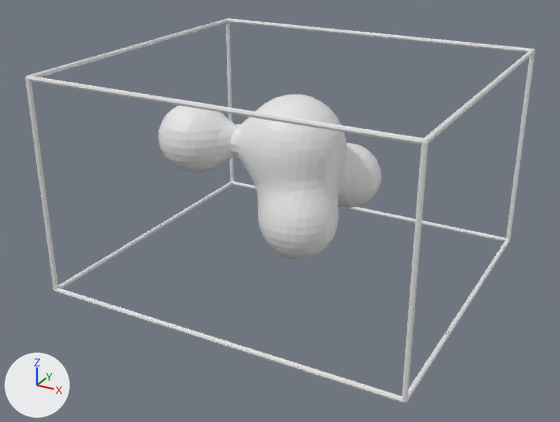
Renders of the OBJ model Assets/Models/Stomach/ventre_0003.obj from each side of a commit.
One viewpoint serves both versions: a 50 mm lens placed at (70.1, -134.8, 66.9), pointed at (-1.4, -4.8, 1.9). The axes (+X, +Y, +Z) are drawn at lower left. The lights are the same throughout. Where no turn or scale is listed for an object, it has been applied to the vertices. Vertices at the same position are counted once.

The older version as bpy lines, for what is in view:
```python
me_ventre_0003 = bpy.data.meshes.new('ventre_0003')
me_ventre_0003.from_pydata(...)  # 2148 vertices, 2763 faces; spans x -38.4..38.4, y -34.6..34.6, z -12.7..32.5
ob_ventre_0003 = bpy.data.objects.new('ventre_0003', me_ventre_0003)
ob_ventre_0003.location = (0.0, 0.0, 0.0)
```
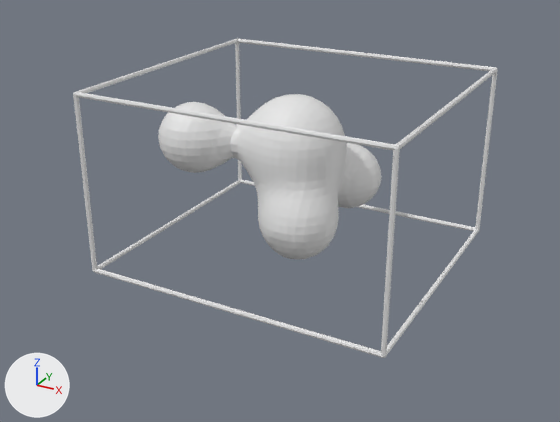
Location of each change, (x1, y1, x2, y2) in pixels of the pictures (560 x 422 px):
'ventre_0003', reshaped (17% narrower, 17% shorter)
    before: (25, 18, 535, 403)
    after: (73, 38, 498, 358)

Patch to the scene script:
```diff
--- a/Assets/Models/Stomach/ventre_0003.obj.py
+++ b/Assets/Models/Stomach/ventre_0003.obj.py
@@ me_ventre_0003 @@
 me_ventre_0003.from_pydata(...)  # 2148 vertices, 2763 faces; spans x -38.4..38.4, y -34.6..34.6, z -12.7..32.5
 # used by ob_ventre_0003; location = (0.0, 0.0, 0.0)
+# me_ventre_0003 part 1: the loose piece of 208 vertices spanning x -38.4..38.4, y -34.6..34.6, z -12.7..32.5 is scaled about its middle by 0.84
```
